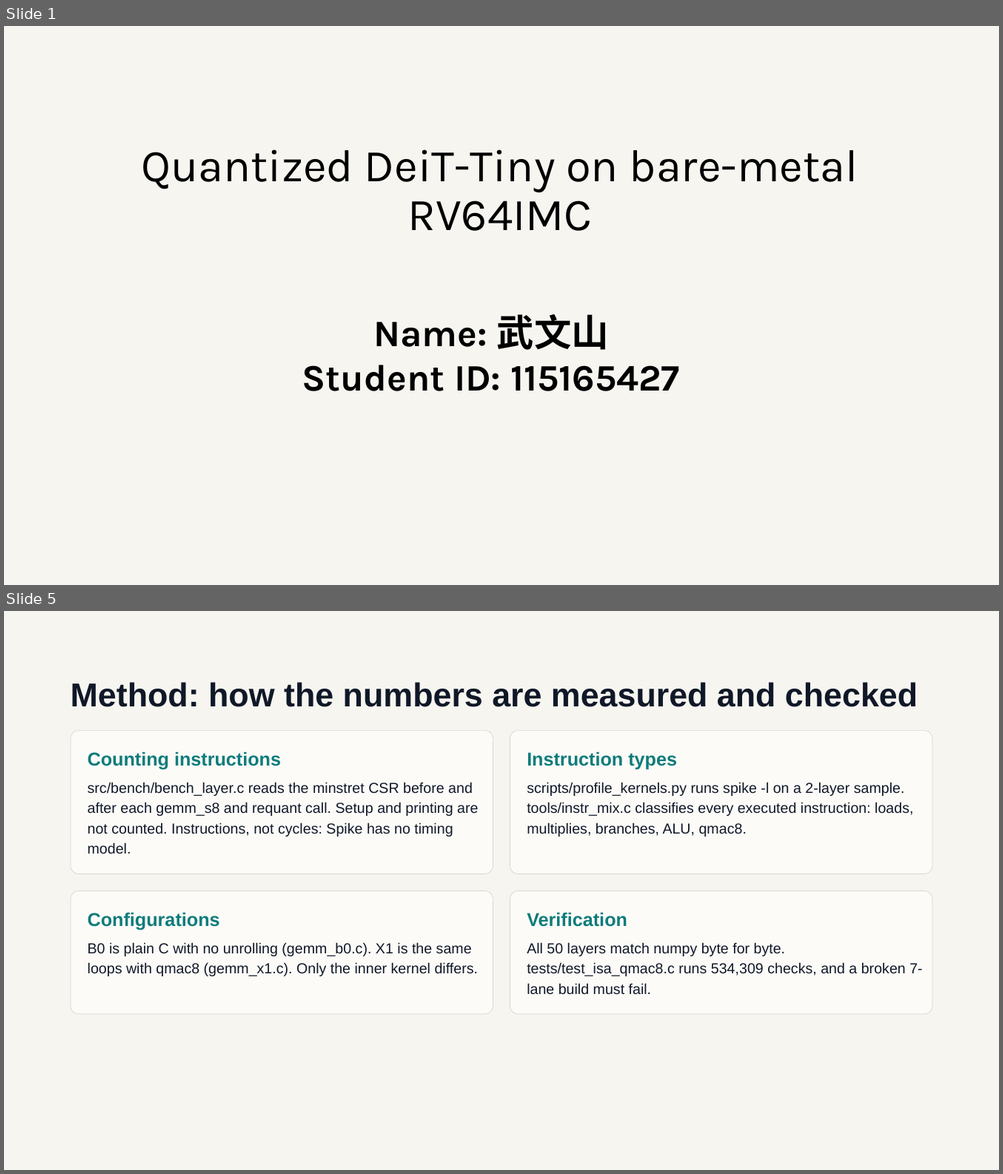
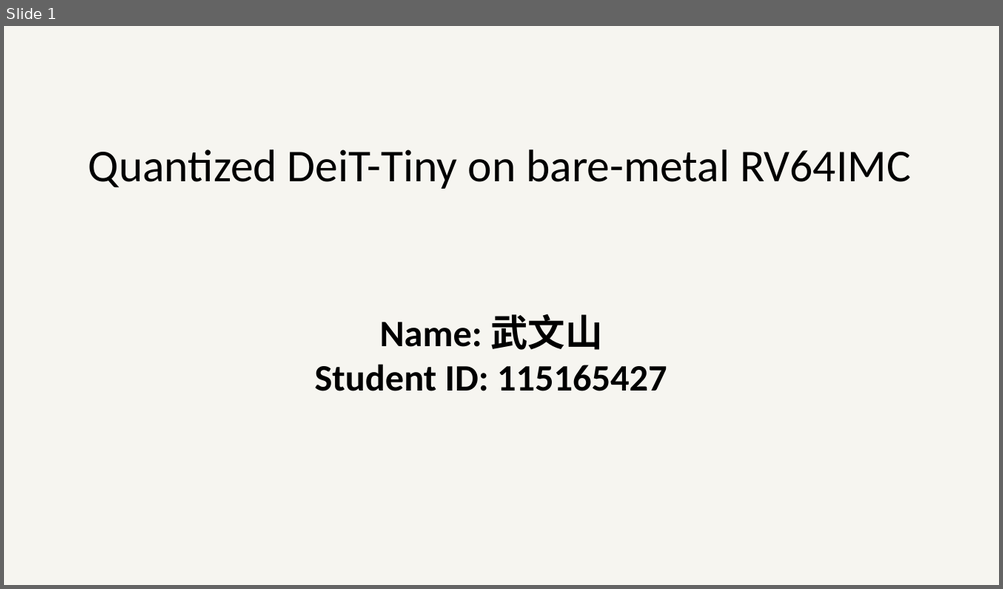
Before and after one commit to hubertvx/RV64imc, a slide deck: docs/115165427_武文山.pptx. Shown one above the other, each under a label of ours: slides 1 and 5 before the commit, slide 1 after it; the slides between them are not shown. The pictures are 1003x1174 and 1003x589 pixels, drawn with LibreOffice and Linux fonts; fonts in the diff are those of the drawing. Boxes give left, top, right and bottom in pixels: in the first picture for what was removed or moved away, otherwise in the second. Text is boxed around its words. In the diff, an @@ line names an element or a change of style, - is before the commit and + after.

```diff
--- a/docs/115165427_武文山.pptx
+++ b/docs/115165427_武文山.pptx
@@ slide 5 removed at (4,611,999,1170), background #F6F5F0 @@
@@ title removed at (71,682,917,707) @@
-Method: how the numbers are measured and checked
@@ rounded rectangle removed at (71,730,492,874) @@
@@ rounded rectangle removed at (510,730,932,874) @@
@@ text removed at (88,752,281,770) @@
-Counting instructions
@@ text removed at (526,752,677,770) @@
-Instruction types
@@ text removed at (88,782,478,854) @@
-src/bench/bench_layer.c reads the minstret CSR before and after each gemm_s8 and requant call. Setup and printing are not counted. Instructions, not cycles: Spike has no timing model.
@@ text removed at (526,782,913,837) @@
-scripts/profile_kernels.py runs spike -l on a 2-layer sample. tools/instr_mix.c classifies every executed instruction: loads, multiplies, branches, ALU, qmac8.
@@ rounded rectangle removed at (71,891,492,1014) @@
@@ rounded rectangle removed at (510,891,932,1014) @@
@@ text removed at (88,912,220,931) @@
-Configurations
@@ text removed at (526,912,627,927) @@
-Verification
@@ text removed at (88,943,478,977) @@
-B0 is plain C with no unrolling (gemm_b0.c). X1 is the same loops with qmac8 (gemm_x1.c). Only the inner kernel differs.
@@ text removed at (526,943,922,995) @@
-All 50 layers match numpy byte for byte. tests/test_isa_qmac8.c runs 534,309 checks, and a broken 7-lane build must fail.
@@ slide 1 changed as well @@
@@ text "Quantized DeiT-Tiny on bare-metal RV64IMC" at (88,150,910,189): font Karla to Calibri @@
@@ text "Name: 武文山" at (315,315,667,392): font Karla to Calibri @@
```
Also in this commit, not shown: 3 other slides changed, 4 slides added, 4 other slides removed.
